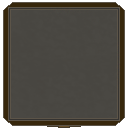
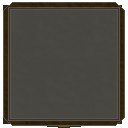
Two versions of the same layered image (128x128). Layer-by-layer changes:
painted on "bg" over (x1=4, y1=2, x2=124, y2=125)
painted on "Layer 1" over (x1=19, y1=2, x2=109, y2=128)
added layer "rewardbg" above "chooseSword" over (x1=3, y1=5, x2=122, y2=124)
